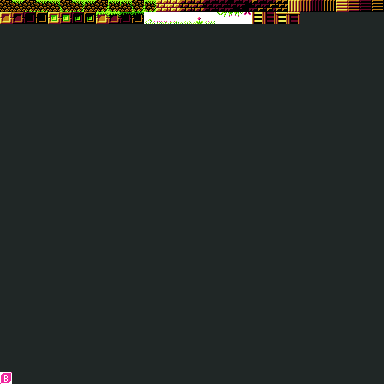
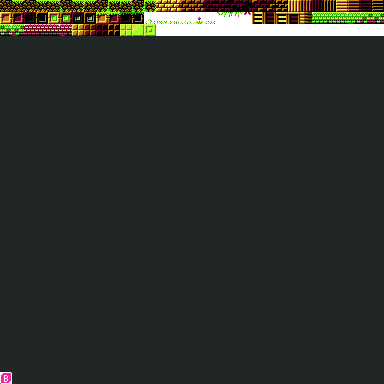
Two versions of the same layered image (w=384, h=384). Layer-by-layer changes:
added group "Tile" with 7 layers above "Tree" over [72, 24, 156, 36]
added layer "Layer 308" in group "Tile" over [144, 24, 156, 36]
added layer "Layer 307" in group "Tile" over [132, 24, 144, 36]
added layer "Layer 306" in group "Tile" over [120, 24, 132, 36]
added layer "Layer 305" in group "Tile" over [108, 24, 120, 36]
added layer "Layer 304" in group "Tile" over [96, 24, 108, 36]
added layer "Layer 303" in group "Tile" over [84, 24, 96, 36]
added layer "Layer 302" in group "Tile" over [72, 24, 84, 36]
added group "Tree" with 1 layers above "Ladder" over [0, 12, 384, 36]
added layer "Layer 8" in group "Tree" over [0, 12, 384, 36]
painted on "Layer 1" over [0, 12, 384, 36]
